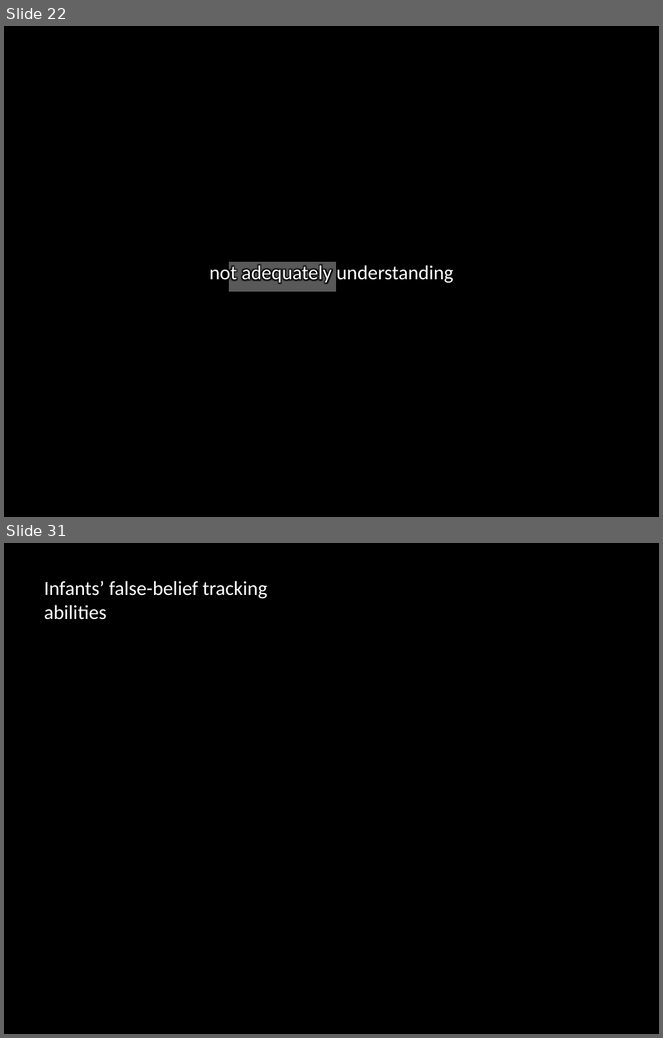
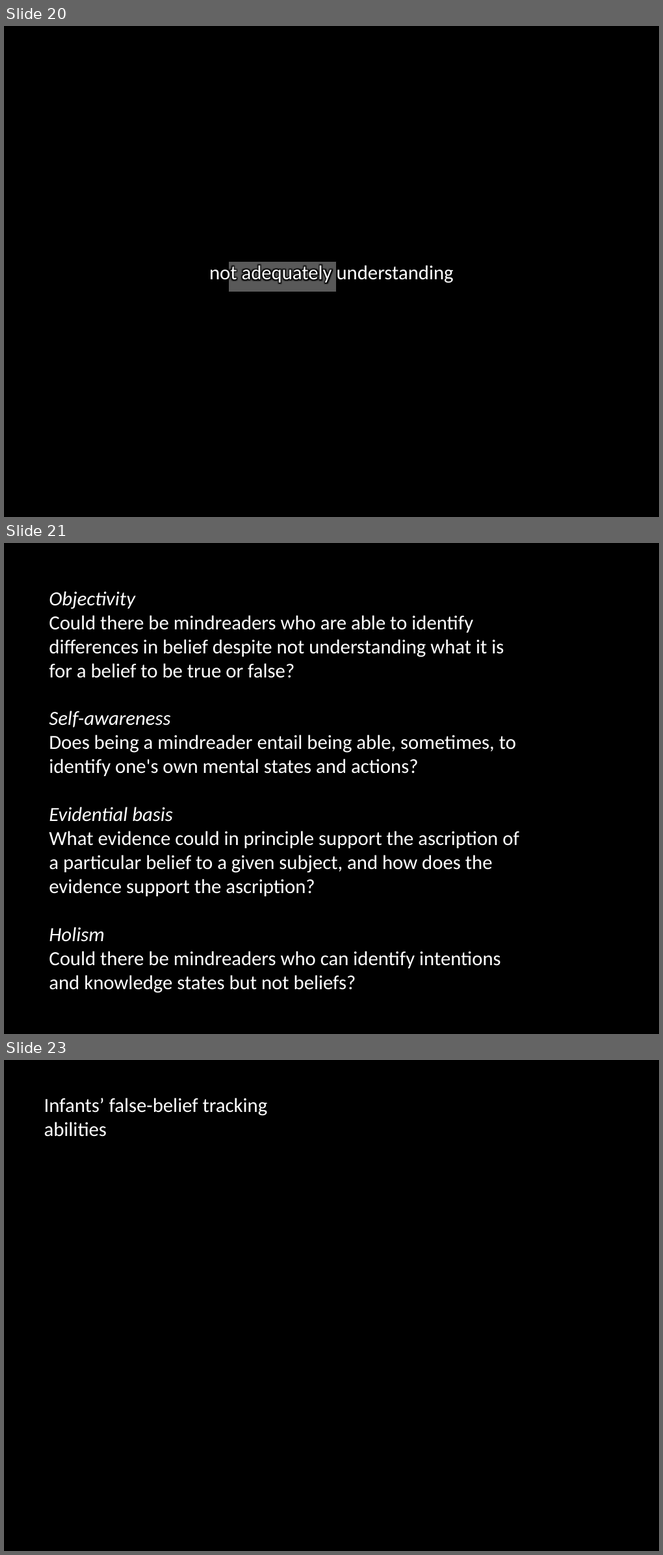
Before and after one commit to butterfill/lecture_mindreading_joint_action_philosophical_tools, a slide deck: lecture01/lecture01.ppt.pptx. Shown one above the other, each under a label of ours: slides 22 and 31 before the commit, slides 20, 21 and 23 after it; the slides between them are not shown. The pictures are 663x1038 and 663x1555 pixels, drawn with LibreOffice and Linux fonts; fonts in the diff are those of the drawing. Boxes give left, top, right and bottom in pixels: in the first picture for what was removed or moved away, otherwise in the second. Text is boxed around its words. In the diff, an @@ line names an element or a change of style, - is before the commit and + after.

```diff
--- a/lecture01/lecture01.ppt.pptx
+++ b/lecture01/lecture01.ppt.pptx
@@ slide 21 added at [4,543,659,1034], background #000000 @@
@@ text added at [49,591,519,993], 22 pt, text #FFFFFF @@
+Objectivity
+Could there be mindreaders who are able to identify differences in belief despite not understanding what it is for a belief to be true or false?
+Self-awareness
+Does being a mindreader entail being able, sometimes, to identify one's own mental states and actions?
+Evidential basis
+What evidence could in principle support the ascription of a particular belief to a given subject, and how does the evidence support the ascription?
+Holism
+Could there be mindreaders who can identify intentions and knowledge states but not beliefs?
@@ what was slide 22 is now slide 20 @@
@@ what was slide 31 is now slide 23 @@
```
Also in this commit, not shown: 5 slides changed, 30 other slides added, 6 slides removed, 3 other files.
